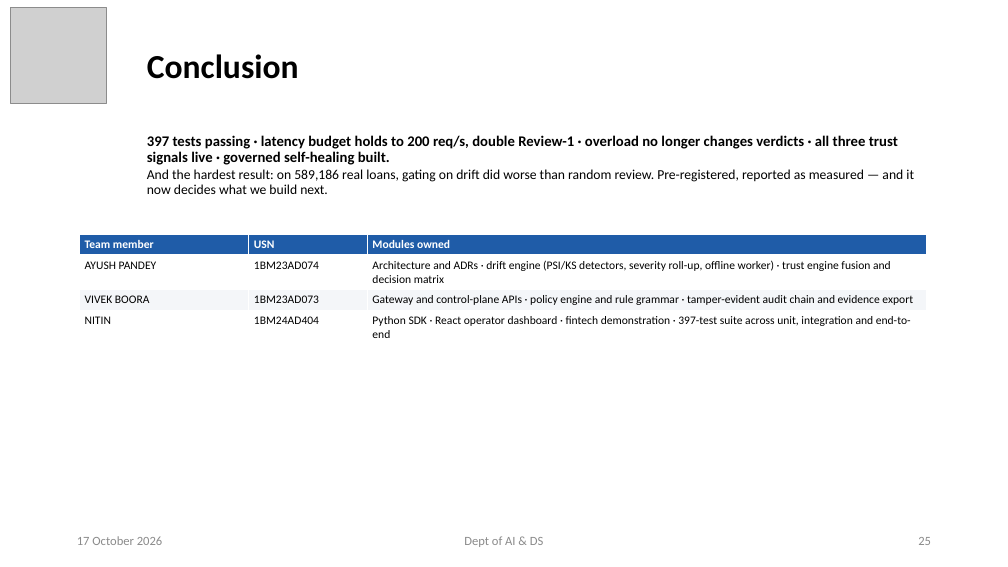
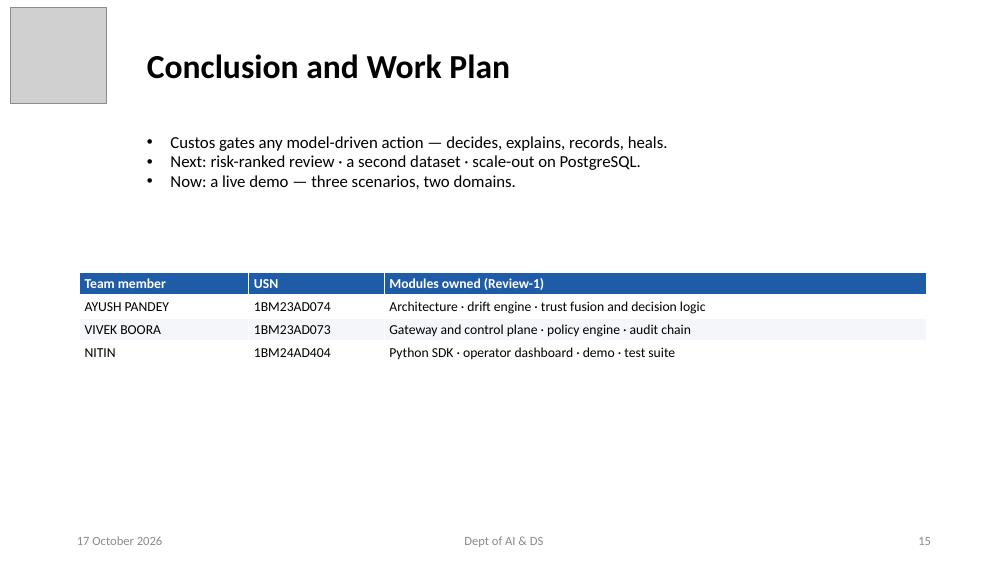
Before and after one commit to ayushpandey0201/custos, a slide deck: slide 15 of docs/presentations/Custos_Phase2_Review2.pptx (slide 25 before the commit). Drawn at 1008x567 pixels with LibreOffice and Linux fonts; fonts in the diff are those of the drawing; grey boxes stand for pictures. Boxes give left, top, right and bottom in pixels: in the first picture for what was removed or moved away, otherwise in the second. Text is boxed around its words. In the diff, an @@ line names an element or a change of style, - is before the commit and + after.

```diff
--- a/docs/presentations/Custos_Phase2_Review2.pptx
+++ b/docs/presentations/Custos_Phase2_Review2.pptx
@@ title at <box>147,54,510,79</box>: text changed @@
-Conclusion
+Conclusion and Work Plan
@@ subtitle at <box>170,136,668,189</box>: text changed; size 14 to 16 pt; bold off @@
-397 tests passing · latency budget holds to 200 req/s, double Review-1 · overload no longer changes verdicts · all three trust signals live · governed self-healing built.
-And the hardest result: on 589,186 real loans, gating on drift did worse than random review. Pre-registered, reported as measured — and it now decides what we build next.
+• Custos gates any model-driven action — decides, explains, records, heals.
+• Next: risk-ranked review · a second dataset · scale-out on PostgreSQL.
+• Now: a live demo — three scenarios, two domains.
@@ table at <box>79,272,926,364</box> @@
-row 1, column 3: Modules owned
+row 1, column 3: Modules owned (Review-1)
-row 2, column 3: Architecture and ADRs · drift engine (PSI/KS detectors, severity roll-up, offline worker) · trust engine fusion and decision matrix
+row 2, column 3: Architecture · drift engine · trust fusion and decision logic
-row 3, column 3: Gateway and control-plane APIs · policy engine and rule grammar · tamper-evident audit chain and evidence export
+row 3, column 3: Gateway and control plane · policy engine · audit chain
-row 4, column 3: Python SDK · React operator dashboard · fintech demonstration · 397-test suite across unit, integration and end-to-end
+row 4, column 3: Python SDK · operator dashboard · demo · test suite
@@ size 11 to 13 pt in "Team member", "USN", "AYUSH PANDEY", "1BM23AD074" and 4 more places @@
@@ table: place and size @@
-table at <box>79,234,926,342</box>
+table at <box>79,272,926,364</box>
@@ page number at <box>918,537,931,545</box>: text changed @@
-25
+15
```
Also in this commit, not shown: 13 other slides changed, 1 slide added, 11 slides removed, 8 other files.
